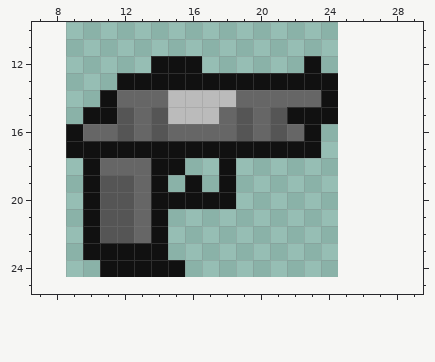
Pixel-art sprite -- Mercury/Assets/Resources/Sprites/Weapons/Pistol.png. The picture above was drawn from the file before the commit.
The file is 16x16 pixels. Shown: x 7..29, y 10..25. The old version is drawn lined up with the new one, on the new canvas.
After the commit:
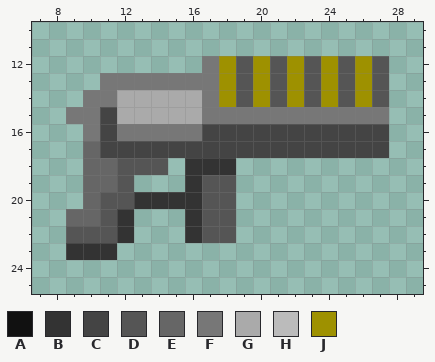
Palette (. is transparent): A #111111  B #333333  C #444444  D #555555  E #666666  F #777777  G #aaaaaa  H #bbbbbb  J #9e9100
What changed:
canvas 16x16 -> 32x32, the old top-left corner now at 9,9
Changed rows in their new state; - is an unchanged pixel.
first column x 9:
12 -----...FJDJDJDJDJD
13 --FFFFFFFJDJDJDJDJD
14 -FFGGGGGFJDJDJDJDJD
15 FFCGGGGGFFFFFFFFFFF
16 .FCFFFFFCCCCCCCCCCC
17 .ECCCCCCCCCCCCCCCCC
18 -E-DDD.BBB---------
19 -EE-..-BDD---------
20 -E--BBBBDD---------
21 EE-B..-BDD---------
22 DD-B..-BDD---------
23 BBB...-------------
24 --.....------------
Boxes around the changes in both pictures, in picture pixels (x1, y1, x2, y2):
changed: (66, 56, 389, 277)
